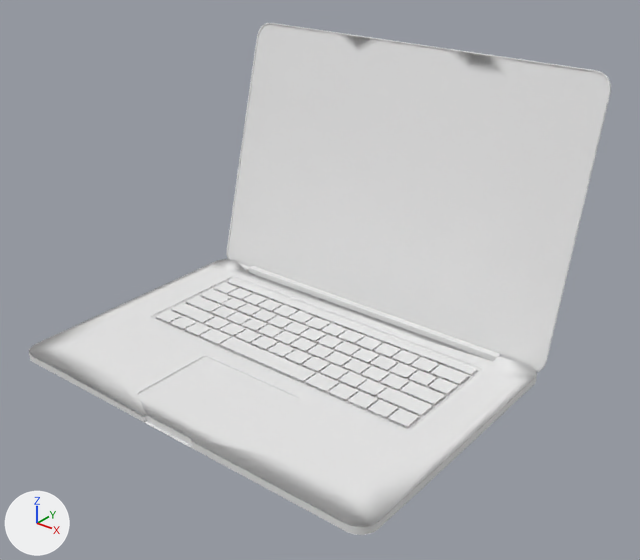
The OBJ model models/laptop/laptopmodel.obj, before and after one commit.
Camera for both pictures: a 50 mm lens placed at (427.0, -511.0, 377.0), pointed at (25.0, -9.0, 66.0). Every picture has the same lights, and +X, +Y and +Z are marked at lower left. Where no turn or scale is listed for an object, it has been applied to the vertices.

Names of what the first picture shows: 'Laptop_Model'.
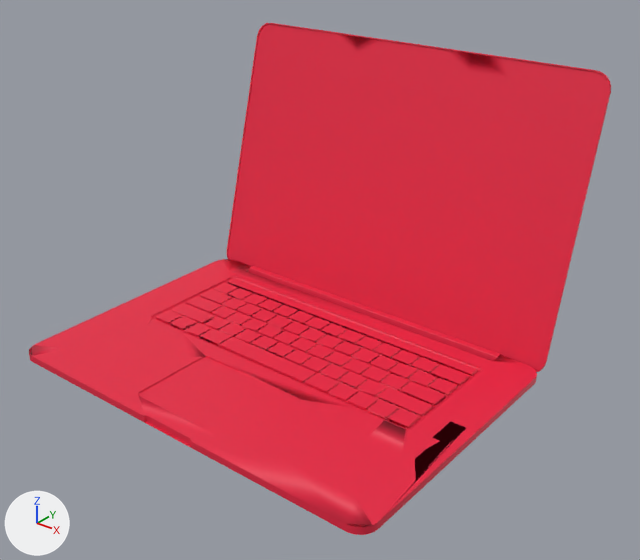
What the commit changed:
Material 'Default_OBJ' (mat_default_obj) changes colour from white #e7e7e7 to red #e72243; in linear values from (0.8, 0.8, 0.8) to (0.8, 0.016, 0.0554).

What differs and where, as boxes (x1, y1, x2, y2) in the pictures (640 x 560 px):
'Laptop_Model', recoloured (white to red)
    both: (29, 23, 611, 535)
